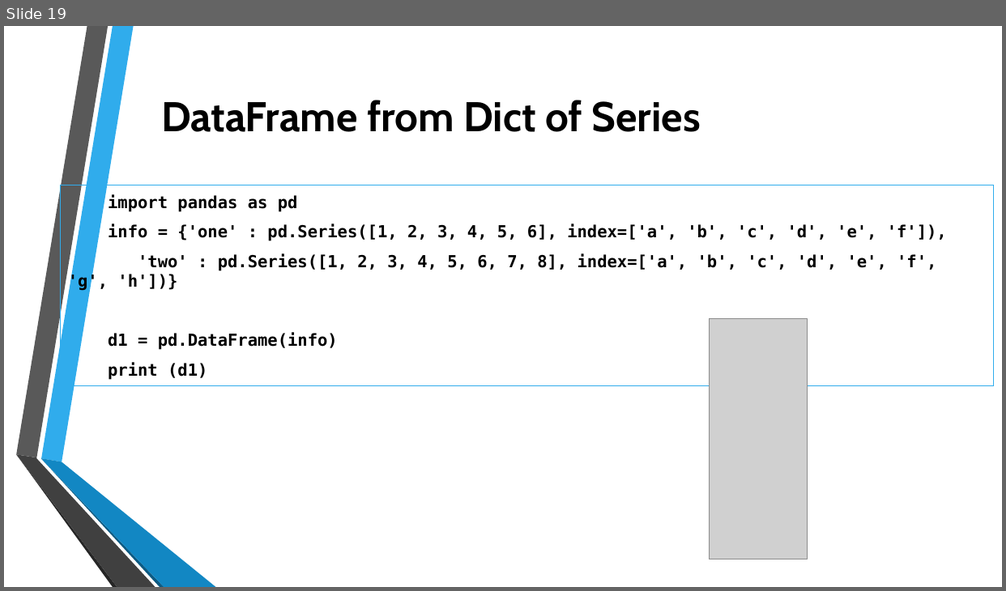
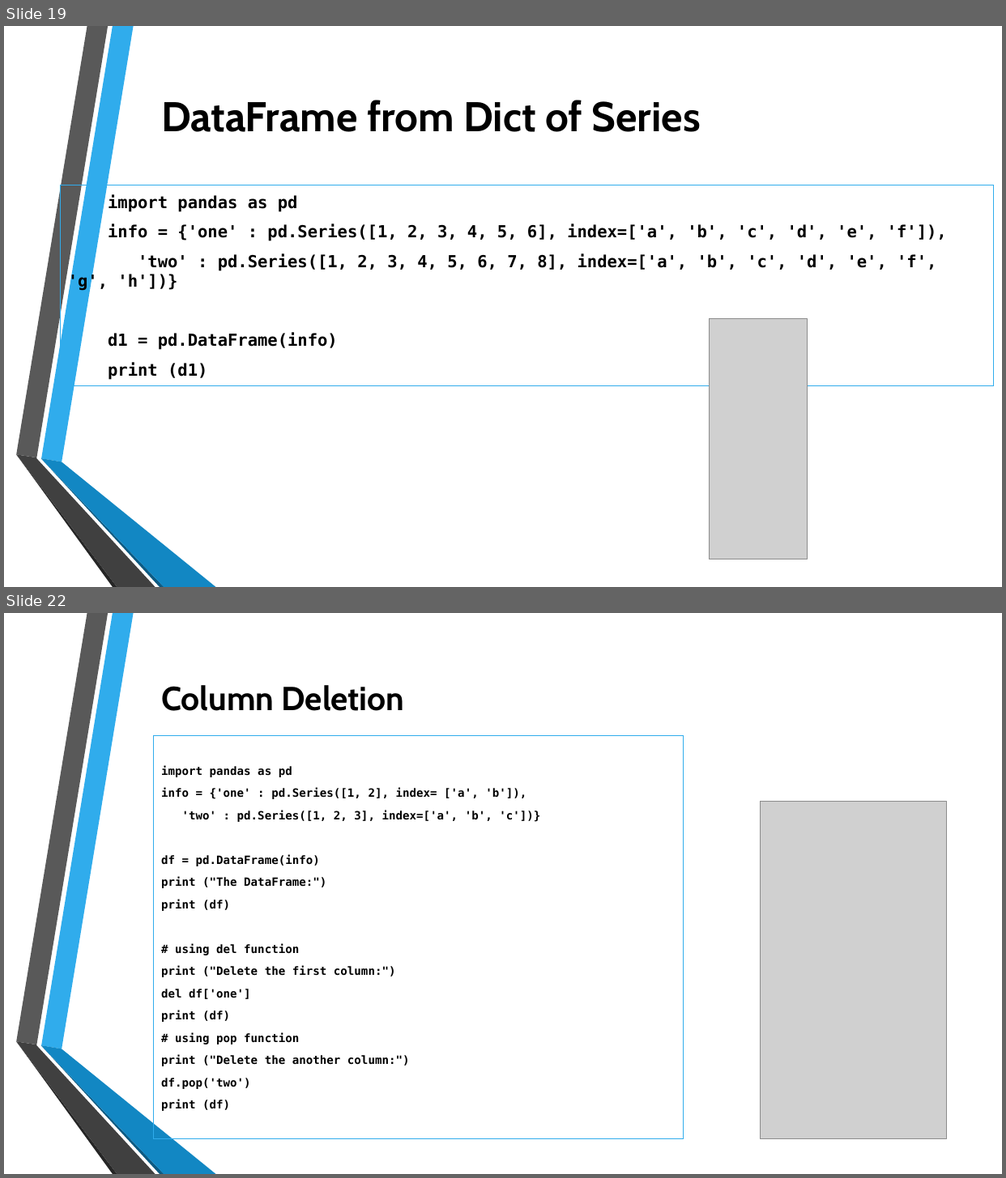
Before and after one commit to thetnaingtunerp/dax, a slide deck: PythonDAX/Data Analysis with Python.pptx. Shown one above the other, each under a label of ours: slide 19 before the commit, slides 19 and 22 after it; the slides between them are not shown. The pictures are 1006x591 and 1006x1178 pixels, drawn with LibreOffice and Linux fonts; fonts in the diff are those of the drawing; grey boxes stand for pictures; background and template pictures are left out. Boxes give left, top, right and bottom in pixels: in the first picture for what was removed or moved away, otherwise in the second. Text is boxed around its words. In the diff, an @@ line names an element or a change of style, - is before the commit and + after.

```diff
--- a/PythonDAX/Data Analysis with Python.pptx
+++ b/PythonDAX/Data Analysis with Python.pptx
@@ slide 22 added at (4, 613, 1002, 1174), background picture (left out); not listed: 6 template elements that a slide beside it also shows @@
@@ title added at (161, 685, 405, 711), 32 pt, text #000000, bold @@
+Column Deletion
@@ text added at (154, 736, 683, 1139), outline #30ACEC 0.75 pt, 11 pt, text #000000, bold @@
+import pandas as pd
+info = {'one' : pd.Series([1, 2], index= ['a', 'b']),
+'two' : pd.Series([1, 2, 3], index=['a', 'b', 'c'])}
+df = pd.DataFrame(info)
+print ("The DataFrame:")
+print (df)
+# using del function
+print ("Delete the first column:")
+del df['one']
+print (df)
+# using pop function
+print ("Delete the another column:")
+df.pop('two')
+print (df)
@@ picture added at (760, 802, 948, 1139) @@
```
Also in this commit, not shown: 6 other slides added, 1 other file.
